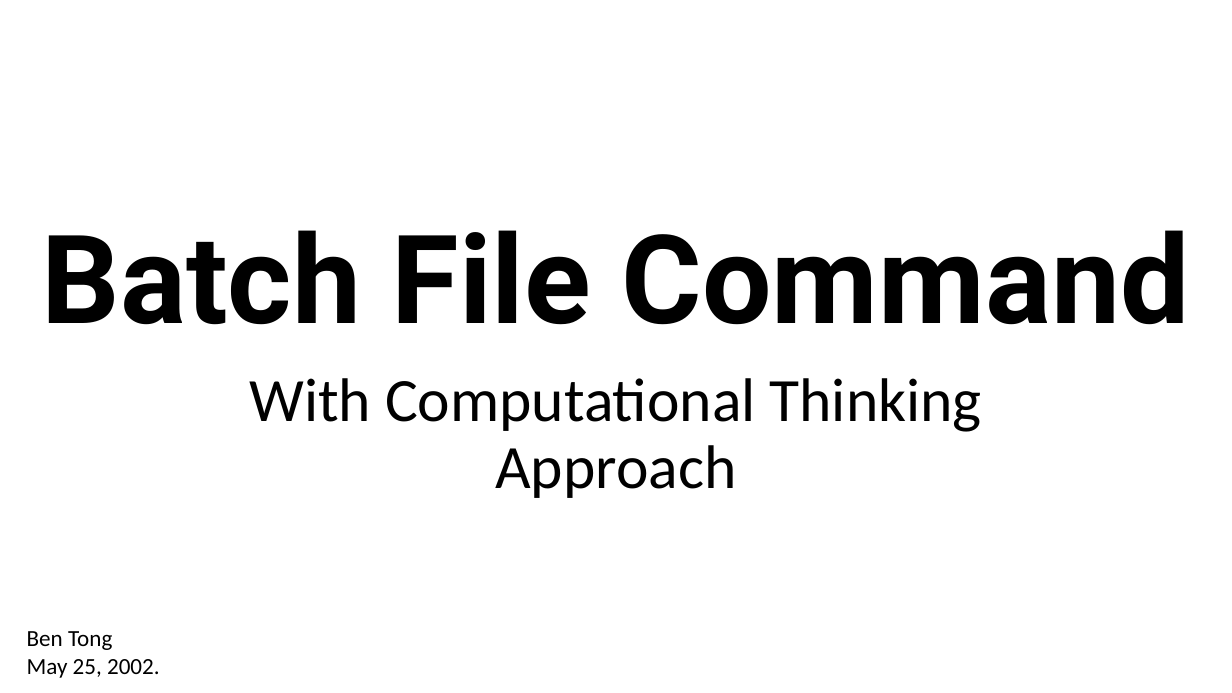
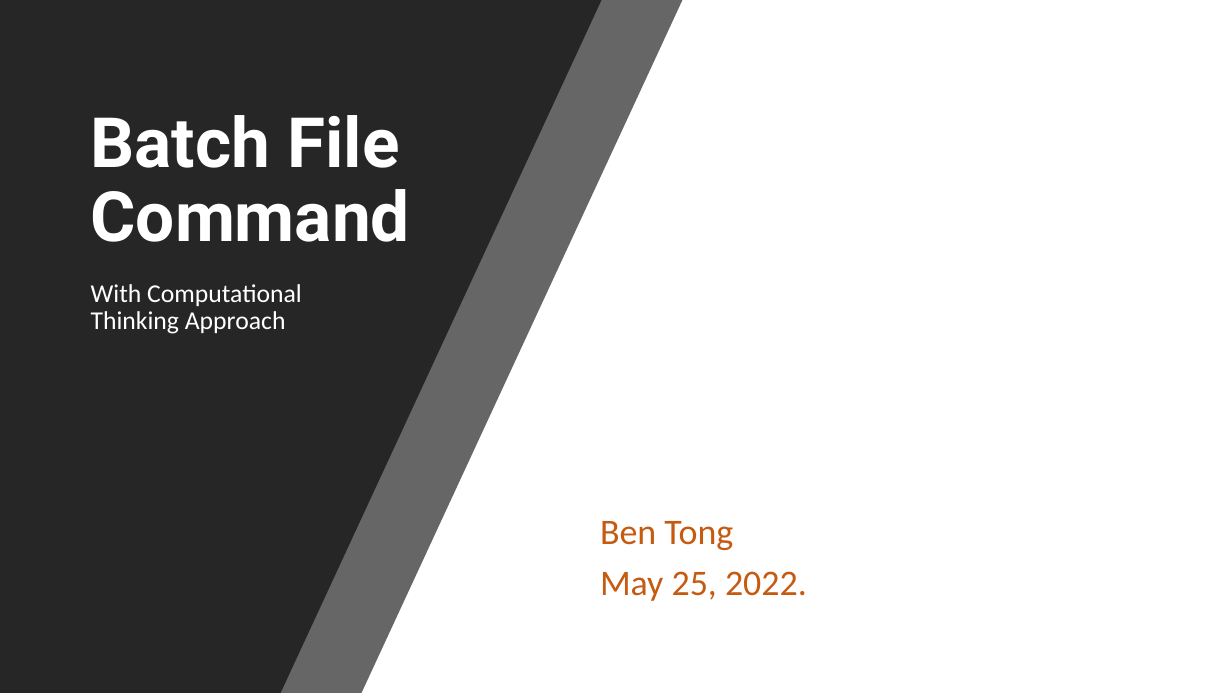
Before and after one commit to bentonglove/DosBatch, a slide deck: slide 1 of Dos Batch Script_Training_2022_Jul.pptx. Drawn at 1232x693 pixels with LibreOffice and Linux fonts; fonts in the diff are those of the drawing. Boxes give left, top, right and bottom in pixels: in the first picture for what was removed or moved away, otherwise in the second. Text is boxed around its words. In the diff, an @@ line names an element or a change of style, - is before the commit and + after.

```diff
--- a/Dos Batch Script_Training_2022_Jul.pptx
+++ b/Dos Batch Script_Training_2022_Jul.pptx
@@ background #FFFFFF to #000000 @@
@@ rectangle added at (x1=0, y1=0, x2=1232, y2=693), fill #FFFFFF @@
@@ freeform shape added at (x1=0, y1=0, x2=683, y2=693), fill #262626 at 70% opacity @@
@@ freeform shape added at (x1=0, y1=0, x2=602, y2=693), fill #262626 @@
@@ title "Batch File Command" moved from (x1=42, y1=230, x2=1190, y2=325) to (x1=91, y1=115, x2=410, y2=242) @@
@@ title "Batch File Command" at (x1=91, y1=115, x2=410, y2=242): size 96 to 54 pt, text colour #000000 to #FFFFFF; alignment centre to left @@
@@ subtitle "With Computational Thinking Approach" moved from (x1=249, y1=378, x2=982, y2=498) to (x1=91, y1=284, x2=302, y2=334) @@
@@ subtitle "With Computational Thinking Approach" at (x1=91, y1=284, x2=302, y2=334): size 48 to 20 pt, text colour #000000 to #FFFFFF; alignment centre to left @@
@@ text "Ben Tong" moved from (x1=27, y1=631, x2=160, y2=678) to (x1=600, y1=521, x2=807, y2=601) @@
@@ text at (x1=600, y1=521, x2=733, y2=550): size 18 to 28 pt, text colour #000000 to #C55A11 in "Ben Tong"; more space between paragraphs @@
@@ text at (x1=600, y1=571, x2=807, y2=601): text changed; size 18 to 28 pt; text colour #000000 to #C55A11 @@
-May 25, 2002.
+May 25, 2022.
```
Also in this commit, not shown: 4 other slides changed, 13 slides added, 2 slides removed.
